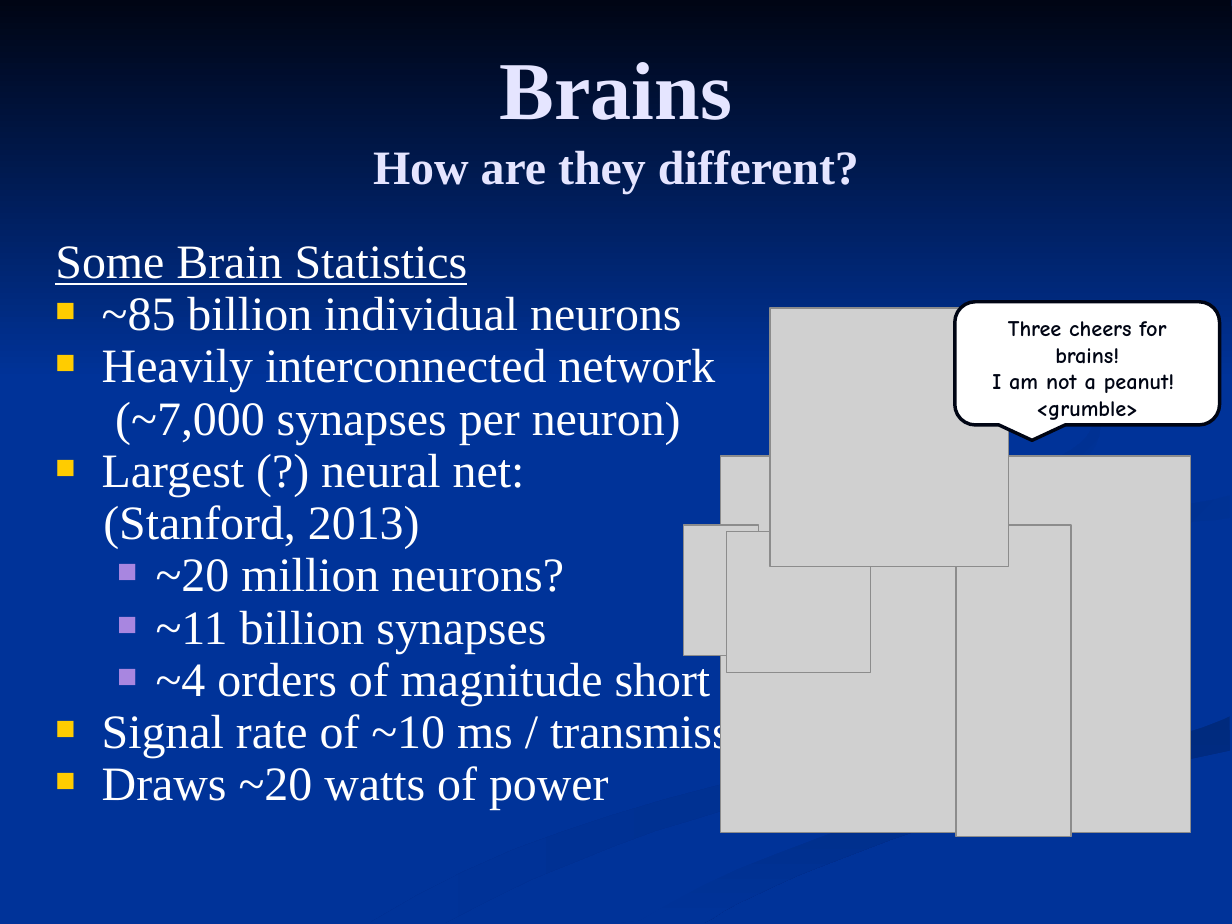
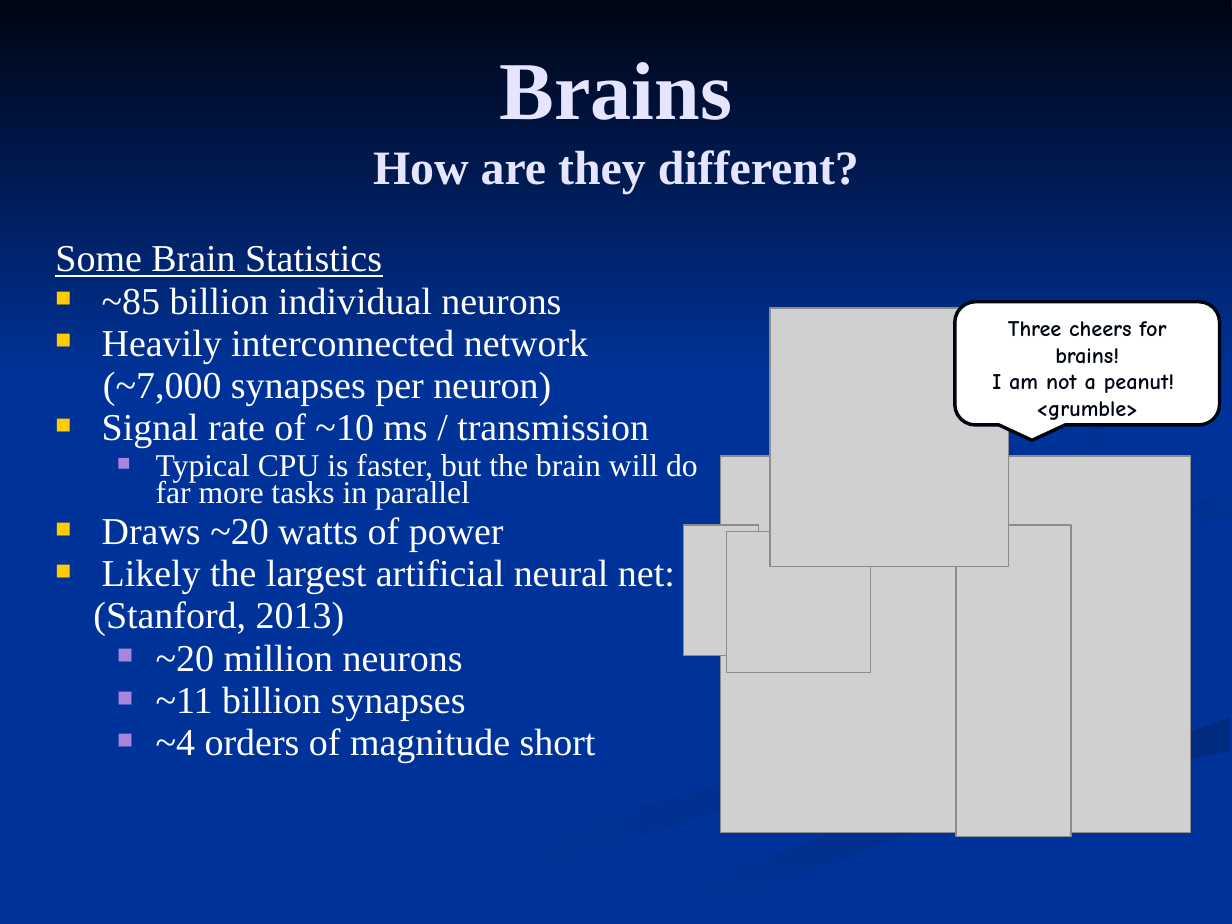
Before and after one commit to FleepyBeepy/Artificial-Intelligence, a slide deck: slide 3 of Lecture Slides/8.2 - Neural Networks.ppt. Drawn at 1232x924 pixels with LibreOffice and Linux fonts; fonts in the diff are those of the drawing; grey boxes stand for pictures. Boxes give left, top, right and bottom in pixels: in the first picture for what was removed or moved away, otherwise in the second. Text is boxed around its words. In the diff, an @@ line names an element or a change of style, - is before the commit and + after.

Commit message:
Large Neural Network slide rework

```diff
--- a/Lecture Slides/8.2 - Neural Networks.ppt
+++ b/Lecture Slides/8.2 - Neural Networks.ppt
@@ text at bbox=[55, 246, 596, 763]: size 28 to 22.2 pt in "Some Brain Statistics", "~85 billion individual neurons", "Heavily interconnected network", "(~7,000 synapses per neuron)" and 3 more places; less space between paragraphs @@
@@ freeform shape at bbox=[711, 287, 1101, 616]: fill gradient #003399 to #002B82 to gradient #002B82 to #003399 @@
@@ text at bbox=[102, 413, 698, 594]: text changed; size 28 to 22.2 pt @@
-■ Largest (?) neural net:
+■ Signal rate of ~10 ms / transmission
+  ■ Typical CPU is faster, but the brain will do far more tasks in parallel
+■ Draws ~20 watts of power
+■ Likely the largest artificial neural net:
@@ freeform shape at bbox=[370, 565, 986, 923]: fill gradient #002E8B to #003399 to gradient #003399 to #002E8B @@
@@ text at bbox=[156, 644, 463, 672]: text changed; size 28 to 22.2 pt @@
-  ■ ~20 million neurons?
+  ■ ~20 million neurons
@@ text at bbox=[102, 711, 792, 810]: paragraphs removed @@
-■ Signal rate of ~10 ms / transmission
-■ Draws ~20 watts of power
```
Also in this commit, not shown: 3 other slides changed, 13 slides added, 2 slides removed, 1 other file.
